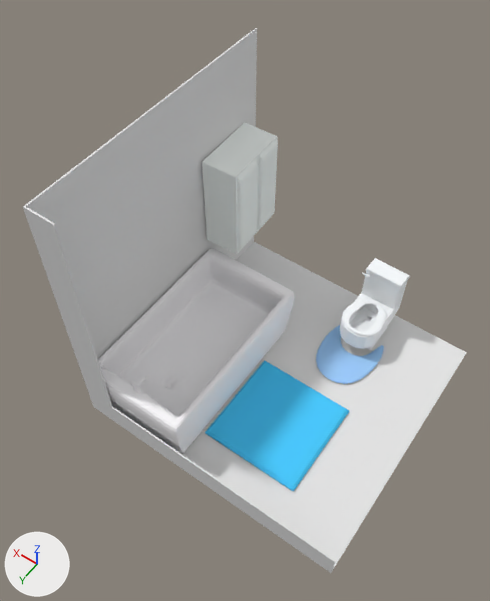
Renders of the Blender file House builder/Assets/Models/Rooms/Bathroom_Room.blend from each side of a commit.
Rendered twice from a 50 mm camera at (-2.61, 4.72, 8.74) aimed at (0.48, 0.4, 1.95). The axes (+X, +Y, +Z) are drawn at lower left. The lights are the same throughout.

Names of what the first picture shows: 'Bath', 'Cabinet', 'Carpet', 'Mat', 'Room', 'Toilet'.
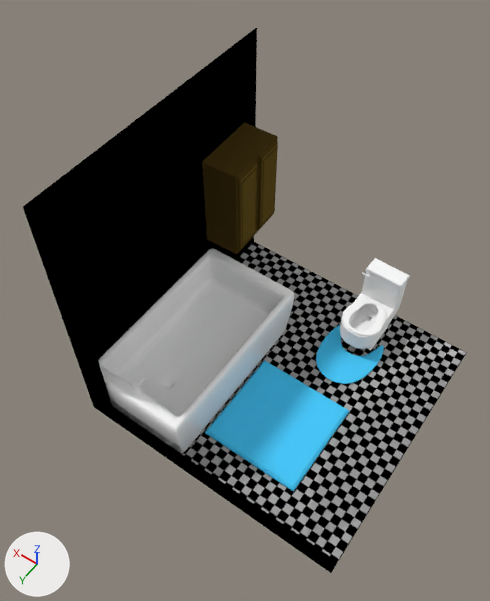
Pixel boxes [x1, y1, x2, y2] of what changed, in the pictures (490 x 601 px):
'Room', surface changed (grey to black)
    both: [23, 28, 467, 573]
'Bath', surface changed
    both: [98, 248, 294, 453]
'Cabinet', surface changed (grey to brown)
    both: [202, 122, 278, 254]
'Mat', surface changed (blue to cyan)
    both: [316, 325, 384, 384]

Diff of the bpy script that builds the scene:
```diff
--- a/House builder/Assets/Models/Rooms/Bathroom_Room.blend.py
+++ b/House builder/Assets/Models/Rooms/Bathroom_Room.blend.py
@@ img_cabinet_texture_brown @@
+img_cabinet_texture_brown = load_image('Cabinet_Texture_Brown', '_unpacked/Cabinet_Texture_Brown.png', 1024, 1024, 'sRGB')
@@ img_carpet_texture_blue @@
+img_carpet_texture_blue = load_image('Carpet_texture_blue', '_unpacked/Carpet_texture_blue.png', 1024, 1024, 'sRGB')
@@ img_bath_texture @@
+img_bath_texture = load_image('Bath_Texture', '_unpacked/Bath_Texture.png', 1024, 1024, 'sRGB')
@@ img_bathroom_texture @@
+img_bathroom_texture = load_image('Bathroom_texture', '_unpacked/Bathroom_texture.png', 1024, 1024, 'sRGB')
@@ mat_material_room @@
 mat_material_room = diffuse_material('Material_room')
-mat_material_room.base_color = (0.8, 0.8, 0.8)  # white #e7e7e7
+mat_material_room.texture = img_bathroom_texture
@@ mat_material_bath @@
-mat_material_bath = diffuse_material('Material_bath')
-mat_material_bath.base_color = (0.989, 0.978, 1.0)  # white #fefdff
+mat_material_bath = principled_material('Material_bath')
+mat_material_bath.texture = img_bath_texture
+mat_material_bath.roughness = 0.25
@@ mat_material_mat @@
 mat_material_mat = diffuse_material('Material_Mat')
-mat_material_mat.base_color = (0.355, 0.631, 1.0)  # blue #a1d0ff
+mat_material_mat.texture = img_carpet_texture_blue
@@ mat_material_bath_cabinet @@
 mat_material_bath_cabinet = diffuse_material('Material_bath_cabinet')
-mat_material_bath_cabinet.base_color = (0.951, 1.0, 0.978)  # white #f9fffd
+mat_material_bath_cabinet.texture = img_cabinet_texture_brown
@@ me_plane @@
 me_plane.from_pydata(...)  # 26 vertices, 24 faces; spans x -1.01..1.01, y -1.01..1.01, z -1.01..1.01
 # used by ob_room; location = (0.01, 0.01, 1.99); scale = (2.0, 2.0, 2.0)
+# me_plane part 1: texture (UV) coordinates of 24 of 24 faces, centred in x -1.01..1.01, y -1.01..1.01, z -1.01..1.01, changed; they spanned u 0.0..1.0, v 0.0..1.0 and now span u 0.02..0.92, v 0.04..0.98
 me_plane.materials.append(mat_material_room)
```
